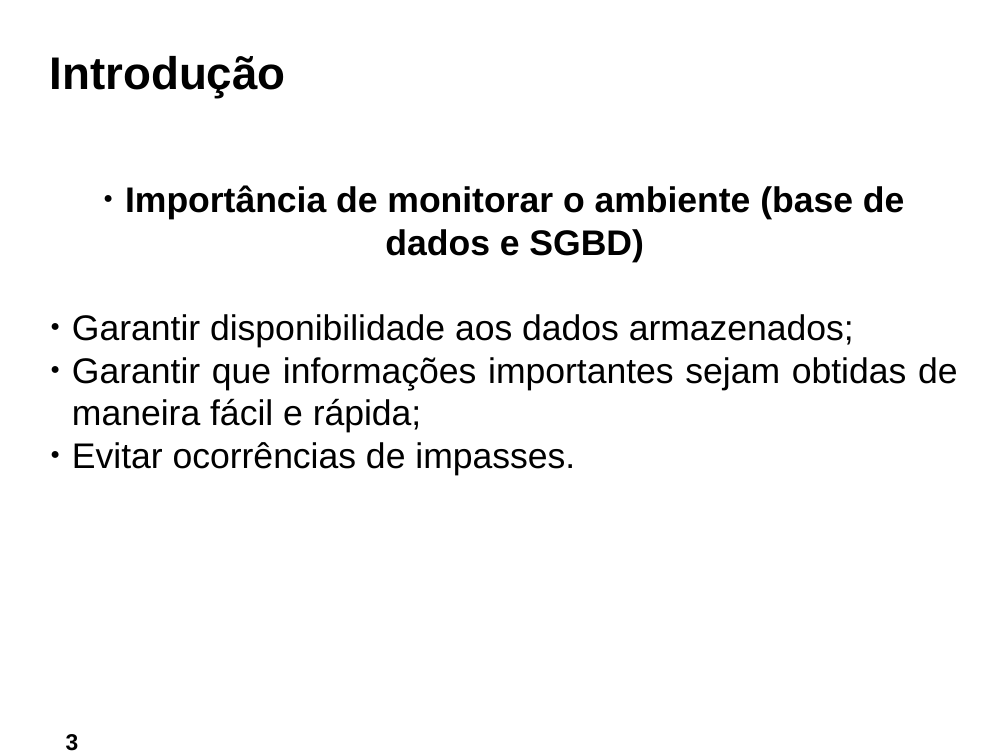
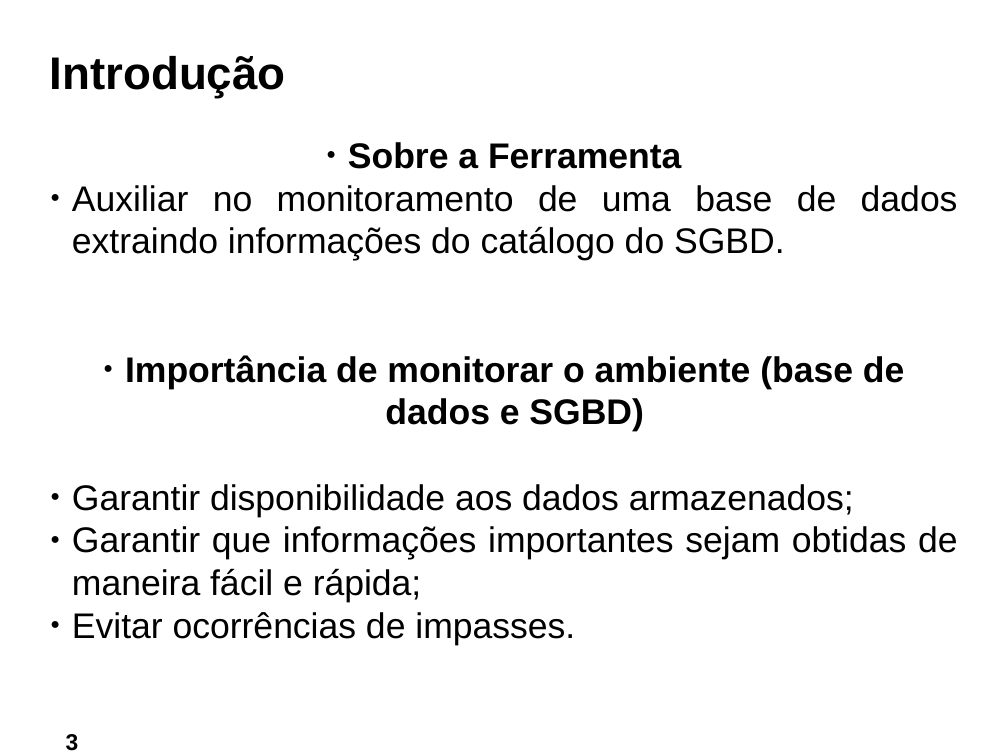
Before and after one commit to ftomasini/smdb, a slide deck: slide 3 of Documentos/FTOMASINI/FINAL/APRESENTACAO.odp. Drawn at 1008x756 pixels with LibreOffice and Linux fonts; fonts in the diff are those of the drawing; background and template pictures are left out. Boxes give left, top, right and bottom in pixels: in the first picture for what was removed or moved away, otherwise in the second. Text is boxed around its words. In the diff, an @@ line names an element or a change of style, - is before the commit and + after.

```diff
--- a/Documentos/FTOMASINI/FINAL/APRESENTACAO.odp
+++ b/Documentos/FTOMASINI/FINAL/APRESENTACAO.odp
@@ text "Sobre a Ferramenta": place and size @@
-text "Sobre a Ferramenta" at (72,185,958,475)
+text "Sobre a Ferramenta" at (72,142,958,645)
@@ text at (72,142,958,261): paragraphs added @@
+● Sobre a Ferramenta
+● Auxiliar no monitoramento de uma base de dados extraindo informações do catálogo do SGBD.
```
Also in this commit, not shown: 3 other slides changed, 2 slides added, 1 slide removed, 1 other file.
